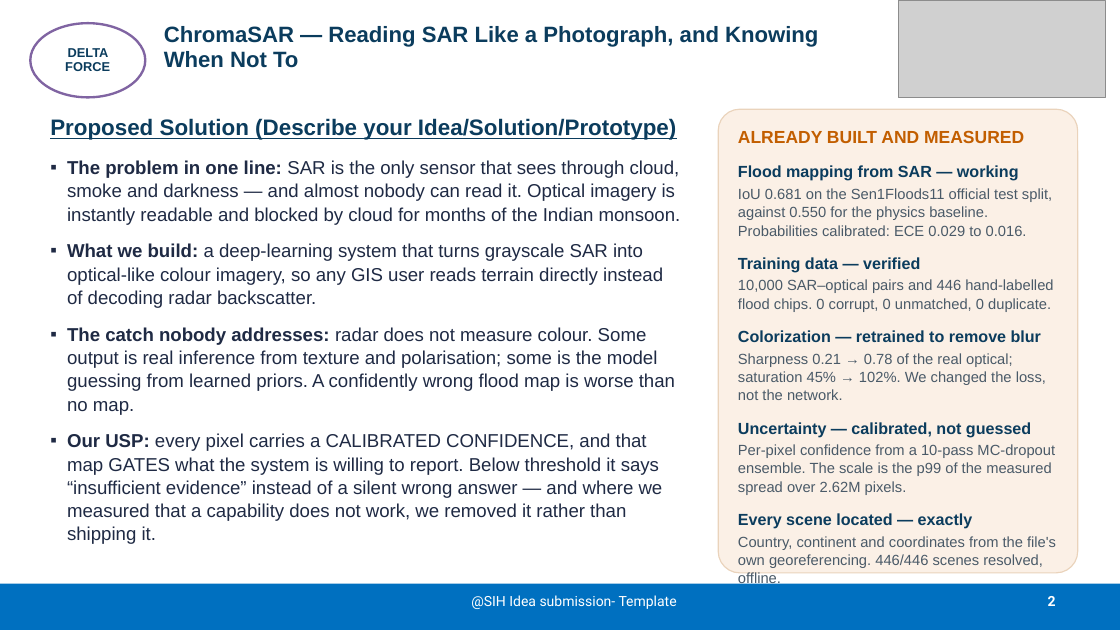
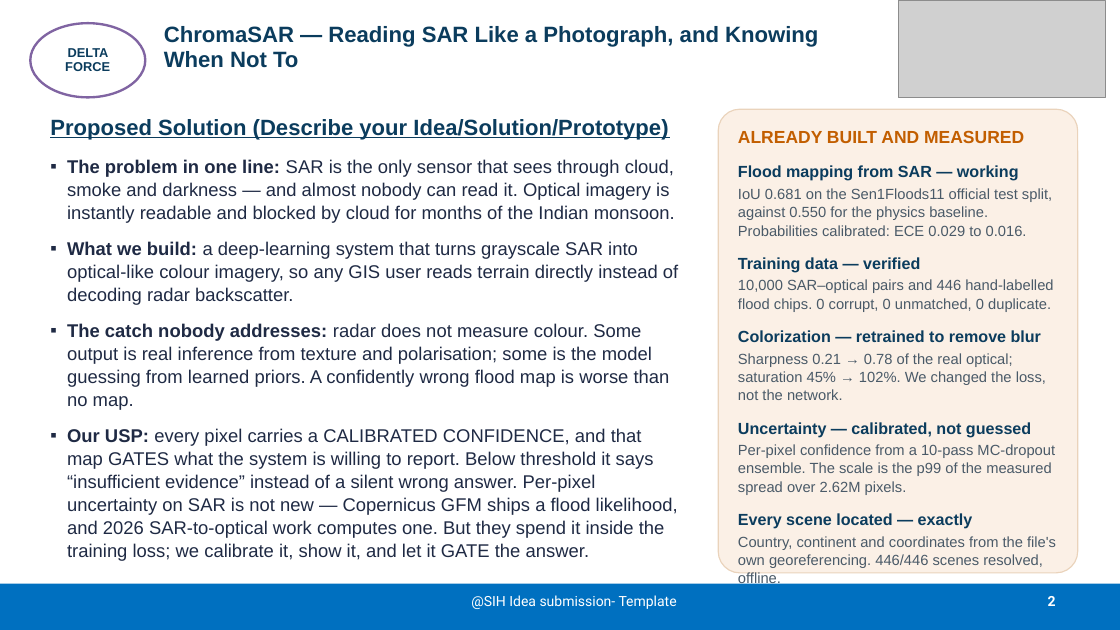
Before and after one commit to AKSAATHWIK/chromasar, a slide deck: slide 2 of SIH2026-DeltaForce-SIH1733-SAR-Colorization.pptx. Drawn at 1120x630 pixels with LibreOffice and Linux fonts; fonts in the diff are those of the drawing; grey boxes stand for pictures. Boxes give left, top, right and bottom in pixels: in the first picture for what was removed or moved away, otherwise in the second. Text is boxed around its words. In the diff, an @@ line names an element or a change of style, - is before the commit and + after.

```diff
--- a/SIH2026-DeltaForce-SIH1733-SAR-Colorization.pptx
+++ b/SIH2026-DeltaForce-SIH1733-SAR-Colorization.pptx
@@ text at (50, 119, 678, 410): size 19.2 to 18.9 pt in "Proposed Solution (Describe your Idea/Solution/Prototype)"; size 16 to 15.8 pt in "The problem in one line: SAR is ...", "What we build: a deep-learning system that ...", "The catch nobody addresses: radar does not ..." @@
@@ text at (67, 428, 678, 561): text changed; size 16 to 15.8 pt @@
-▪ Our USP: every pixel carries a CALIBRATED CONFIDENCE, and that map GATES what the system is willing to report. Below threshold it says “insufficient evidence” instead of a silent wrong answer — and where we measured that a capability does not work, we removed it rather than shipping it.
+▪ Our USP: every pixel carries a CALIBRATED CONFIDENCE, and that map GATES what the system is willing to report. Below threshold it says “insufficient evidence” instead of a silent wrong answer. Per-pixel uncertainty on SAR is not new — Copernicus GFM ships a flood likelihood, and 2026 SAR-to-optical work computes one. But they spend it inside the training loss; we calibrate it, show it, and let it GATE the answer.
```
Also in this commit, not shown: 2 other slides changed, 5 other files.
